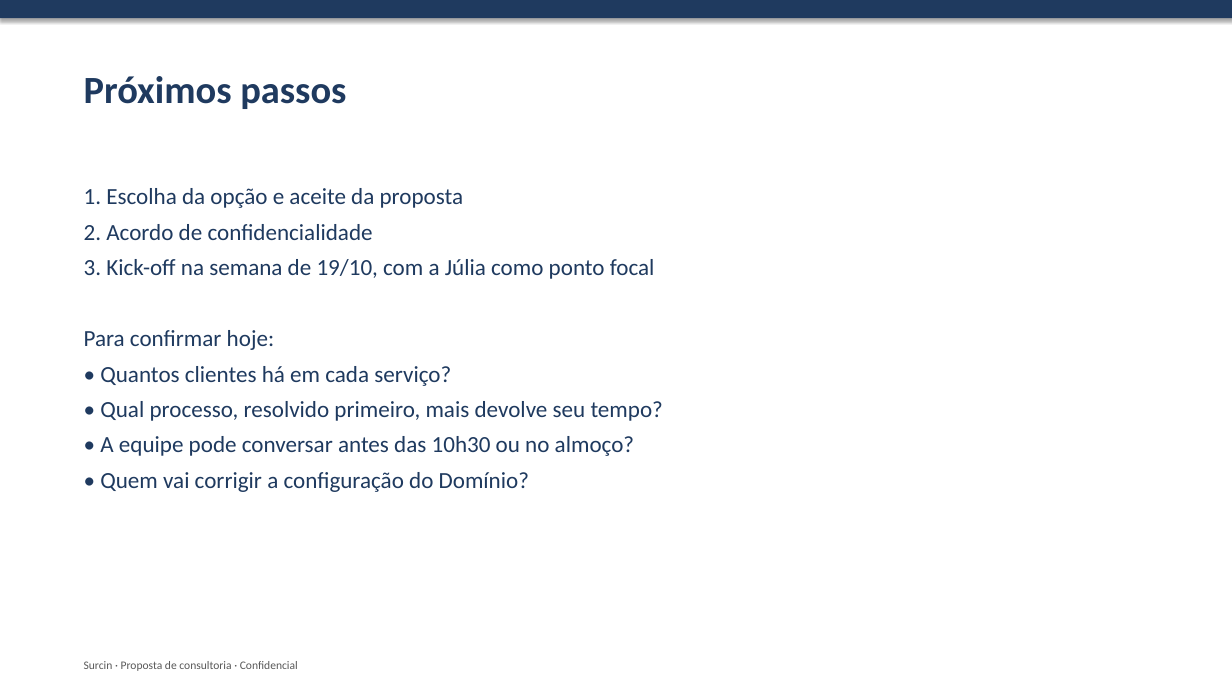
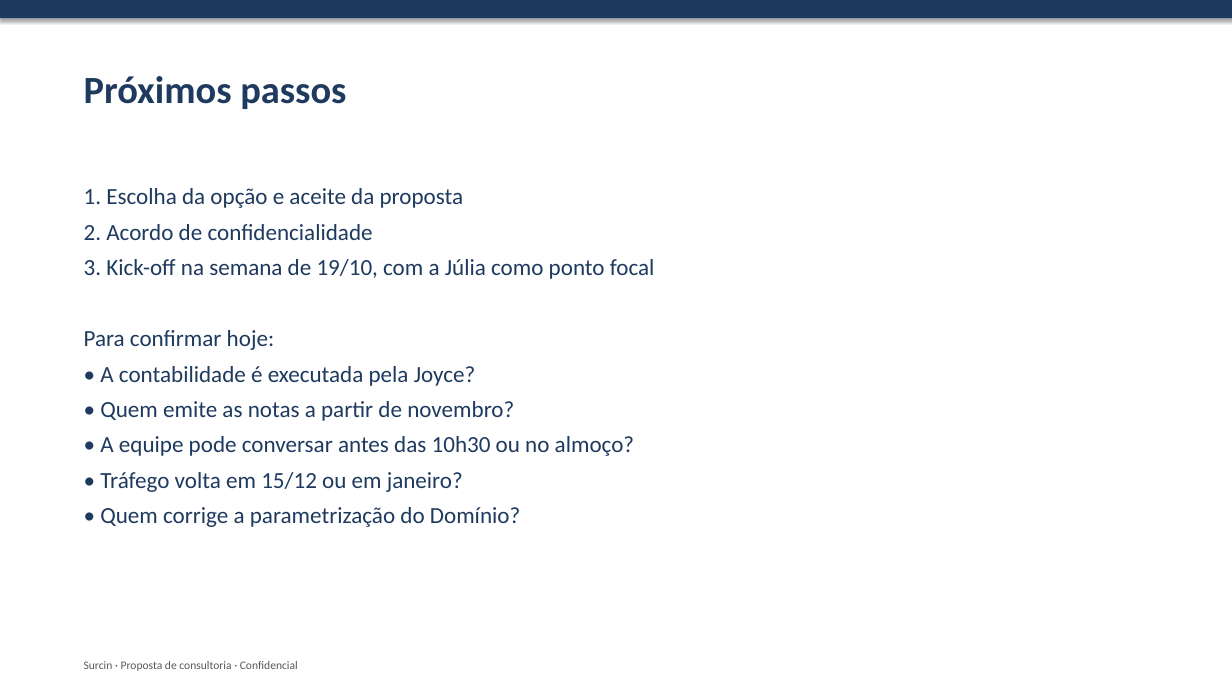
Before and after one commit to rromao-DS/Sourcin-Consultoria, a slide deck: slide 11 of proposta-surcin/06-apresentacao-proposta.pptx (slide 9 before the commit). Drawn at 1232x693 pixels with LibreOffice and Linux fonts; fonts in the diff are those of the drawing. Boxes give left, top, right and bottom in pixels: in the first picture for what was removed or moved away, otherwise in the second. Text is boxed around its words. In the diff, an @@ line names an element or a change of style, - is before the commit and + after.

```diff
--- a/proposta-surcin/06-apresentacao-proposta.pptx
+++ b/proposta-surcin/06-apresentacao-proposta.pptx
@@ text at (100,366,514,421): text changed @@
-• Quantos clientes há em cada serviço?
-• Qual processo, resolvido primeiro, mais devolve seu tempo?
+• A contabilidade é executada pela Joyce?
+• Quem emite as notas a partir de novembro?
@@ text at (100,472,520,527): text changed @@
-• Quem vai corrigir a configuração do Domínio?
+• Tráfego volta em 15/12 ou em janeiro?
+• Quem corrige a parametrização do Domínio?
```
Also in this commit, not shown: 6 other slides changed, 3 slides added, 1 slide removed, 7 other files.
